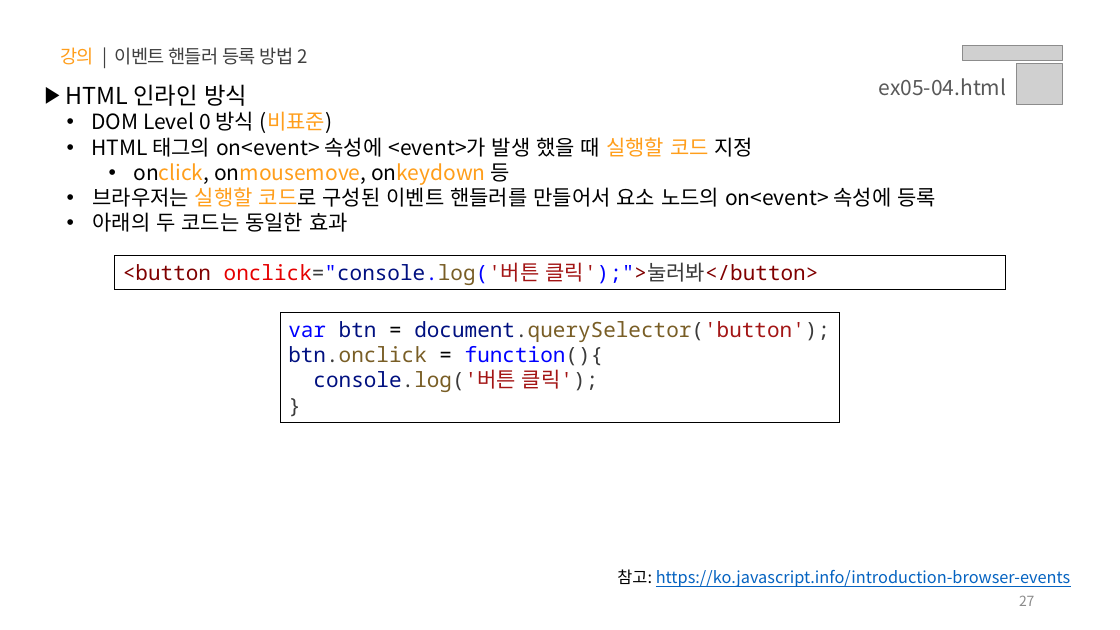
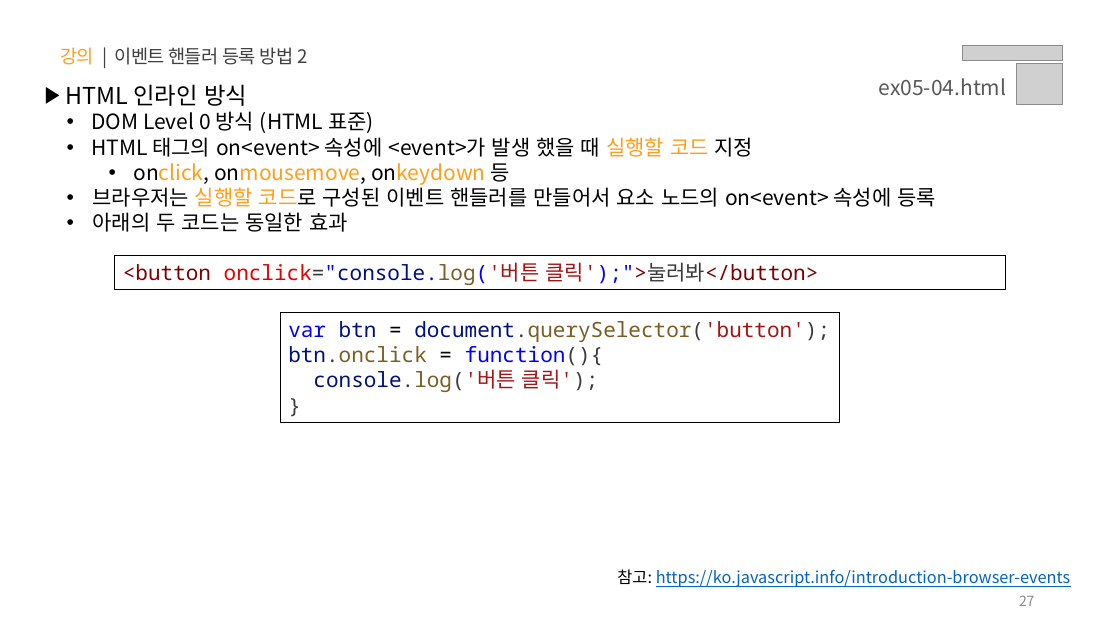
Before and after one commit to yebin-jeong/learn-js, a slide deck: slide 27 of PPT/05.자바스크립트 - 클라이언트 사이드(Event, DOM, Ajax, Web APIs).pptx. Drawn at 1120x630 pixels with LibreOffice and Linux fonts; fonts in the diff are those of the drawing; grey boxes stand for pictures. Boxes give left, top, right and bottom in pixels: in the first picture for what was removed or moved away, otherwise in the second. Text is boxed around its words. In the diff, an @@ line names an element or a change of style, - is before the commit and + after.

```diff
--- a/PPT/05.자바스크립트 - 클라이언트 사이드(Event, DOM, Ajax, Web APIs).pptx
+++ b/PPT/05.자바스크립트 - 클라이언트 사이드(Event, DOM, Ajax, Web APIs).pptx
@@ text at <box>91,111,374,133</box>: text changed @@
-  • DOM Level 0 방식 (비표준)
+  • DOM Level 0 방식 (HTML 표준)
```
Also in this commit, not shown: 4 other slides changed, 2 other files.
